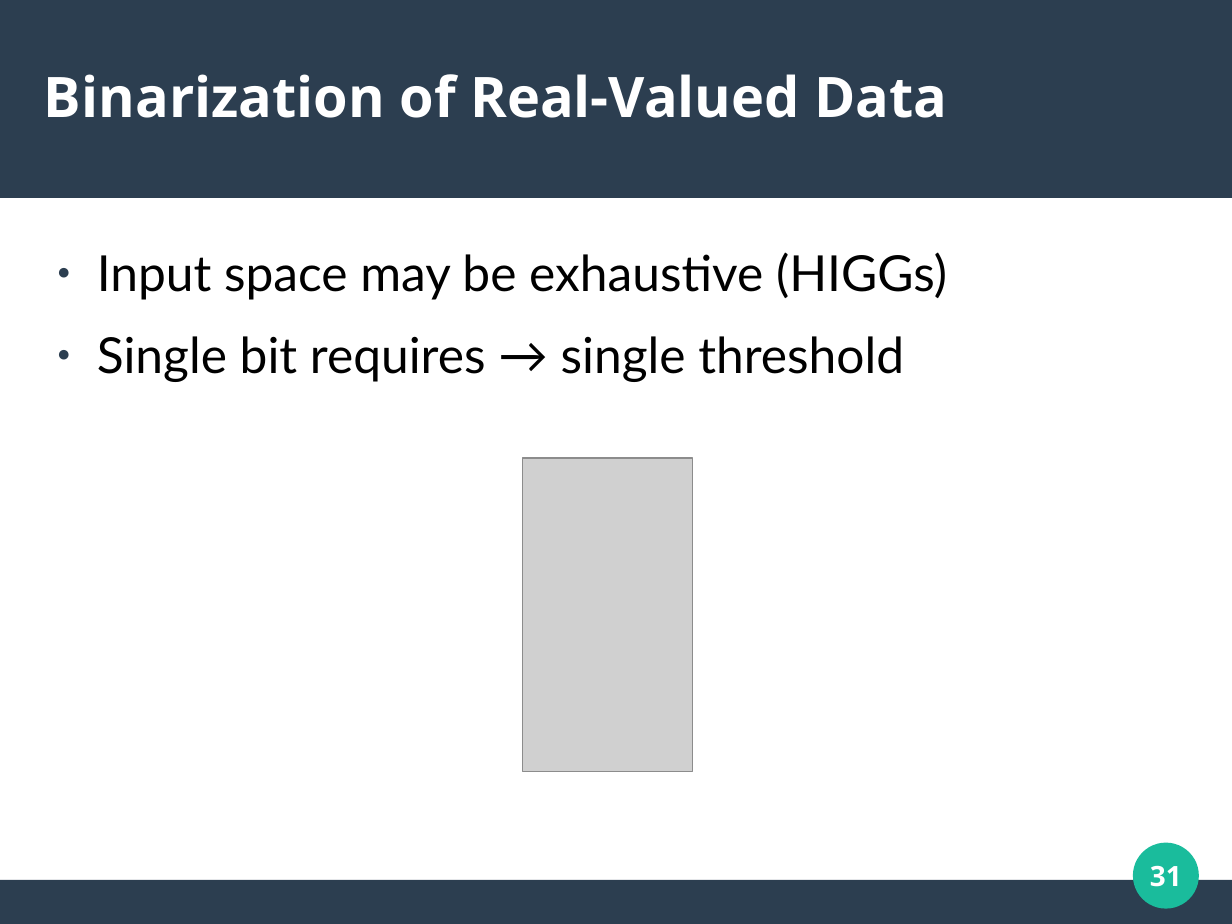
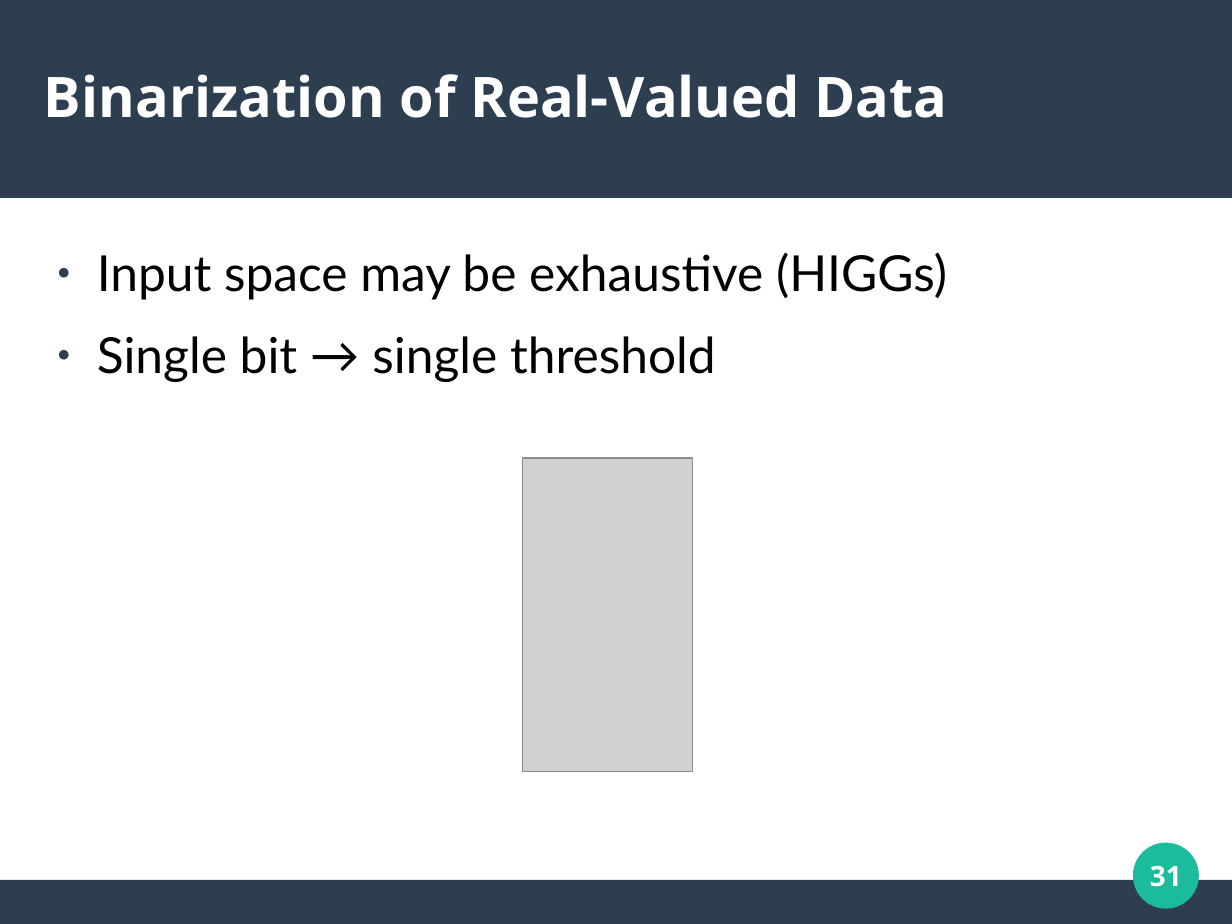
Before and after one commit to jarrenbr/ThesisPublic, a slide deck: slide 31 of defense_presentation.odp. Drawn at 1232x924 pixels with LibreOffice and Linux fonts; fonts in the diff are those of the drawing; grey boxes stand for pictures. Boxes give left, top, right and bottom in pixels: in the first picture for what was removed or moved away, otherwise in the second. Text is boxed around its words. In the diff, an @@ line names an element or a change of style, - is before the commit and + after.

```diff
--- a/defense_presentation.odp
+++ b/defense_presentation.odp
@@ text at box(97, 336, 716, 382): text changed @@
-● Single bit requires → single threshold
+● Single bit → single threshold
```
Also in this commit, not shown: 2 other slides changed.
